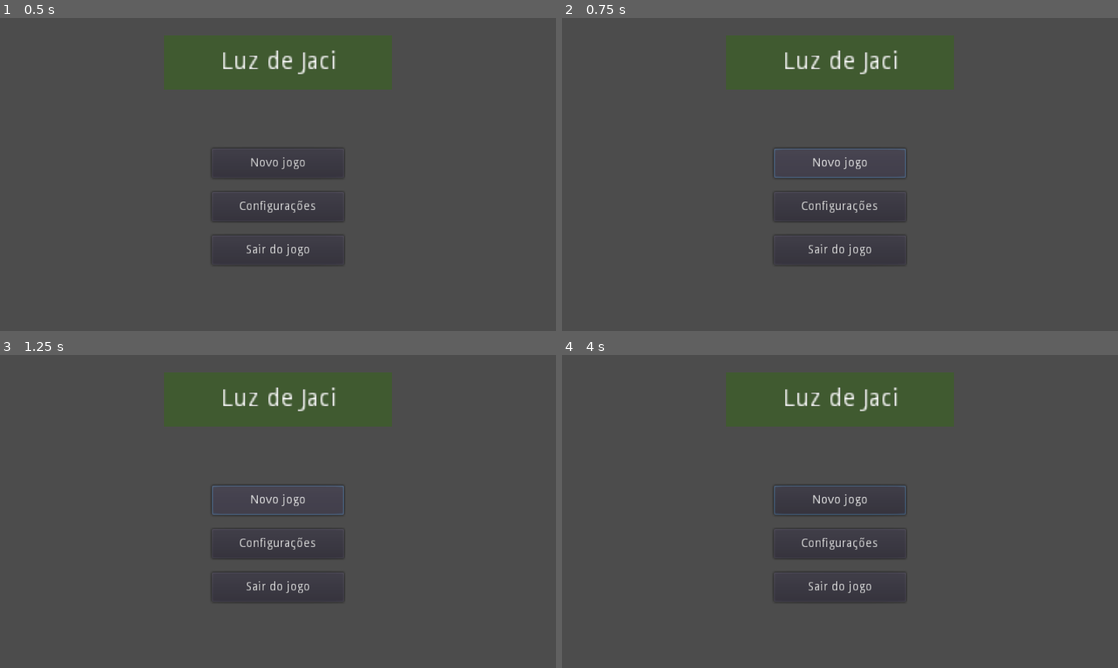
Above: before the commit, frames 1-4 (two rows, left to right).
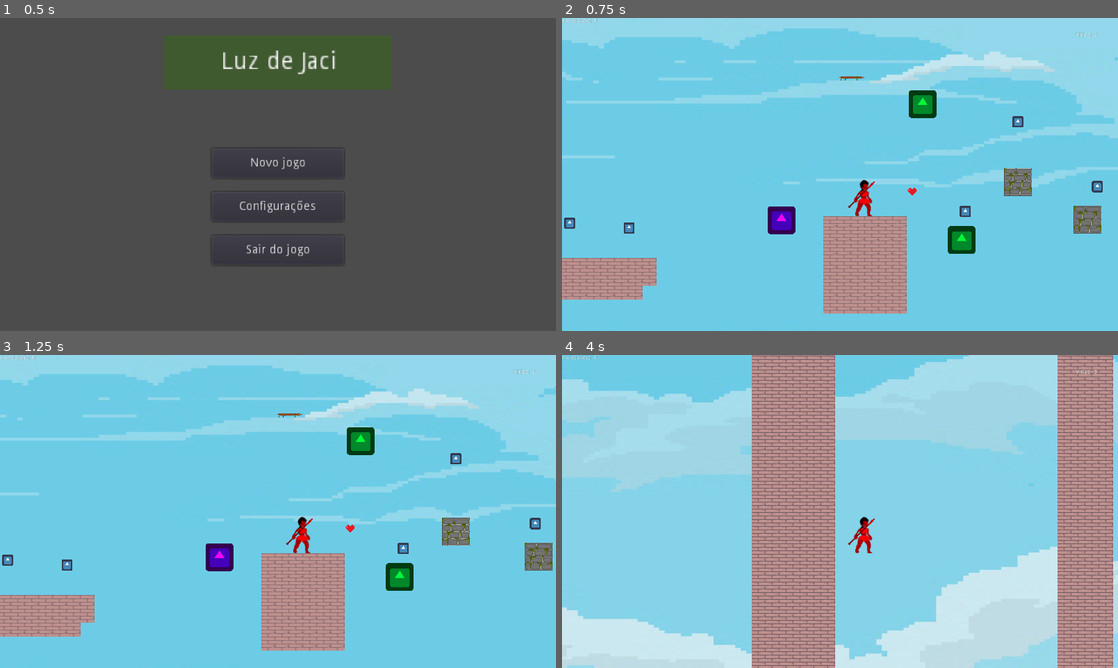
Above: after the commit, the same moments.

Repository: gjpp-go-dot/naia-game
Game: Godot game, scene res://scenes/Menus e utilitarios/Menu.tscn
Same seed, same stepped clock (60 frames per second), same inputs: the game is played once before the commit and once after it. The engine's default icon, where the game draws it, is replaced by a stand-in: a white triangle on a blue panel in a dark square. Sound files missing from this copy of the repository are replaced by a short silence.
Inputs (mouse positions are in pixels of both pictures, inside the frame that each line leads up to):
- Up to frame 1 (0.5 s): no input
- Up to frame 2 (0.75 s): click "Novo jogo" at 0.5 s
- Up to frame 3 (1.25 s): no input
- Up to frame 4 (4 s): click (840, 498) at 1.25 s, where only the run before the commit has a clickable "Novo jogo"; tap Enter (ui_accept) at 2, 2.1, 2.27, 2.57, 3.02, 3.05, 3.32, 3.8 s; move the mouse to (962, 495) at 2.02 s; hold Right (ui_right) 2.03-3.53 s; move the mouse to (728, 527) at 2.77 s; right-click (728, 527) at 2.85 s; move the mouse to (895, 442) at 3.52 s; hold Left (ui_left) from 3.53 s (still down); click (895, 442) at 3.6 s

Frame 1 is identical in both runs. In frame 2, 100% of the frame differs, in the area x 0-100%, y 0-100%; in frame 3, 100%; in frame 4, 100%.

Commit message:
background

Diff:
--- a/scenes/Main.tscn
+++ b/scenes/Main.tscn
@@ -14,11 +14,18 @@
 [ext_resource path="res://scenes/Main.gd" type="Script" id=12]
 [ext_resource path="res://scenes/caixa_texto.tscn" type="PackedScene" id=13]
 [ext_resource path="res://scenes/vida_extra.tscn" type="PackedScene" id=14]
-[ext_resource path="res://adversario.tscn" type="PackedScene" id=15]
+[ext_resource path="res://scenes/adversario.tscn" type="PackedScene" id=15]
 [ext_resource path="res://assets/grasss.png" type="Texture" id=16]
 [ext_resource path="res://assets/block.png" type="Texture" id=17]
 [ext_resource path="res://assets/grass2.png" type="Texture" id=18]
 [ext_resource path="res://scenes/Menus e utilitarios/Pausa.tscn" type="PackedScene" id=19]
+[ext_resource path="res://assets/back.jpg" type="Texture" id=20]
+[ext_resource path="res://src/shaders/InfinityBackgroundPixelPerfect.gdshader" type="Shader" id=21]
+
+[sub_resource type="ShaderMaterial" id=24]
+shader = ExtResource( 21 )
+shader_param/direction = Vector2( 1, 0 )
+shader_param/speed_scale = 0.01
 
 [sub_resource type="ConvexPolygonShape2D" id=1]
 points = PoolVector2Array( 0, 0, 32, 0, 32, 32, 0, 32 )
@@ -575,6 +582,17 @@
 modulate = Color( 0.976471, 0.976471, 0.976471, 1 )
 script = ExtResource( 12 )
 
+[node name="Sprite" type="TextureRect" parent="."]
+light_mask = 0
+material = SubResource( 24 )
+margin_left = -2397.0
+margin_top = -863.0
+margin_right = -2365.0
+margin_bottom = -846.0
+rect_scale = Vector2( 200, 200 )
+texture = ExtResource( 20 )
+expand = true
+
 [node name="personagem" parent="." instance=ExtResource( 4 )]
 position = Vector2( -26, 221 )
 collision_mask = 278
@@ -590,9 +608,7 @@
 [node name="ParallaxBackground" type="ParallaxBackground" parent="."]
 
 [node name="ParallaxLayer" type="ParallaxLayer" parent="ParallaxBackground"]
-motion_mirroring = Vector2( 900, 250 )
-
-[node name="Sprite" type="Sprite" parent="ParallaxBackground/ParallaxLayer"]
+motion_mirroring = Vector2( 600, 400 )
 
 [node name="Hud" parent="." instance=ExtResource( 8 )]
 
--- a/scenes/personagem.tscn
+++ b/scenes/personagem.tscn
@@ -1,29 +1,31 @@
-[gd_scene load_steps=8 format=2]
+[gd_scene load_steps=9 format=2]
 
 [ext_resource path="res://src/personagem.gd" type="Script" id=1]
-[ext_resource path="res://assets/icon.png" type="Texture" id=2]
+[ext_resource path="res://assets/objects/spear.png" type="Texture" id=2]
 [ext_resource path="res://sound_efects/fast-simple-chop-5-6270.mp3" type="AudioStream" id=3]
 [ext_resource path="res://sound_efects/coin_c_02-102844.mp3" type="AudioStream" id=4]
 [ext_resource path="res://src/arma.gd" type="Script" id=5]
+[ext_resource path="res://assets/Naiá.png" type="Texture" id=6]
 
-[sub_resource type="RectangleShape2D" id=1]
-extents = Vector2( 32, 32 )
+[sub_resource type="RectangleShape2D" id=3]
+extents = Vector2( 15.5, 31.5 )
 
 [sub_resource type="RectangleShape2D" id=2]
-extents = Vector2( 24, 9 )
+extents = Vector2( 76.6666, 7.21292 )
 
 [node name="personagem" type="KinematicBody2D"]
 modulate = Color( 1, 0, 0, 1 )
+scale = Vector2( 1.35, 1.35 )
 collision_mask = 22
 script = ExtResource( 1 )
 
 [node name="Icon" type="Sprite" parent="."]
 position = Vector2( 41, 40 )
-texture = ExtResource( 2 )
+texture = ExtResource( 6 )
 
 [node name="CollisionShape2D" type="CollisionShape2D" parent="."]
-position = Vector2( 41, 40 )
-shape = SubResource( 1 )
+position = Vector2( 40.5, 39.5 )
+shape = SubResource( 3 )
 
 [node name="Camera2D" type="Camera2D" parent="."]
 current = true
@@ -32,16 +34,17 @@
 cast_to = Vector2( 7, 0 )
 
 [node name="arma" type="Area2D" parent="."]
-position = Vector2( 3, -21 )
+position = Vector2( -1, -21 )
 script = ExtResource( 5 )
 
 [node name="Icon" type="Sprite" parent="arma"]
-position = Vector2( 88, 62 )
-scale = Vector2( 0.828125, 0.28125 )
+position = Vector2( 76.7009, 59.063 )
+rotation = 0.375246
+scale = Vector2( 0.995805, 0.389437 )
 texture = ExtResource( 2 )
 
 [node name="CollisionShape2D" type="CollisionShape2D" parent="arma"]
-position = Vector2( 91, 62 )
+position = Vector2( 125.815, 58.2315 )
 shape = SubResource( 2 )
 
 [node name="jumpfx" type="AudioStreamPlayer2D" parent="."]
--- a/src/personagem.gd
+++ b/src/personagem.gd
@@ -29,7 +29,7 @@
 		motion.y += gravidade
 	motion = move_and_slide(motion, up) #Função que move e mantem movendo o objeto enquanto o jogador aperta o botão / Colocando que motion é igual a essa função ele vai ta zerando a gravidade toda vez que essa função for chamada
 
-	if Input.is_action_just_pressed("ui_accept"):
+	if Input.is_action_just_pressed("ui_accept") and motion.y == 0:
 		Global.attack = true
 
 	match Global.attack:
--- a/src/shaders/InfinityBackgroundPixelPerfect.gdshader
+++ b/src/shaders/InfinityBackgroundPixelPerfect.gdshader
@@ -1,7 +1,7 @@
 shader_type canvas_item;
 
 uniform vec2 direction = vec2(1.0, 0.0);
-uniform float speed_scale = 0.1;
+uniform float speed_scale = 0.01;
 
 vec4 texturePointSmooth(sampler2D tex, vec2 uv) { // Smooth texture sampling
 	vec2 size = vec2(textureSize(tex, 0)); // Get texture size
Binary file added: assets/Naiá.png
Not shown, added: assets/Naiá.png.import
Binary file added: assets/a65cdb666647aca02e1d498c278f1754.jpg
Not shown, added: assets/a65cdb666647aca02e1d498c278f1754.jpg.import
Binary file added: assets/back.jpg
Not shown, added: assets/back.jpg.import
Not shown: 1 places in scenes/Main.tscn that only renumber resources
